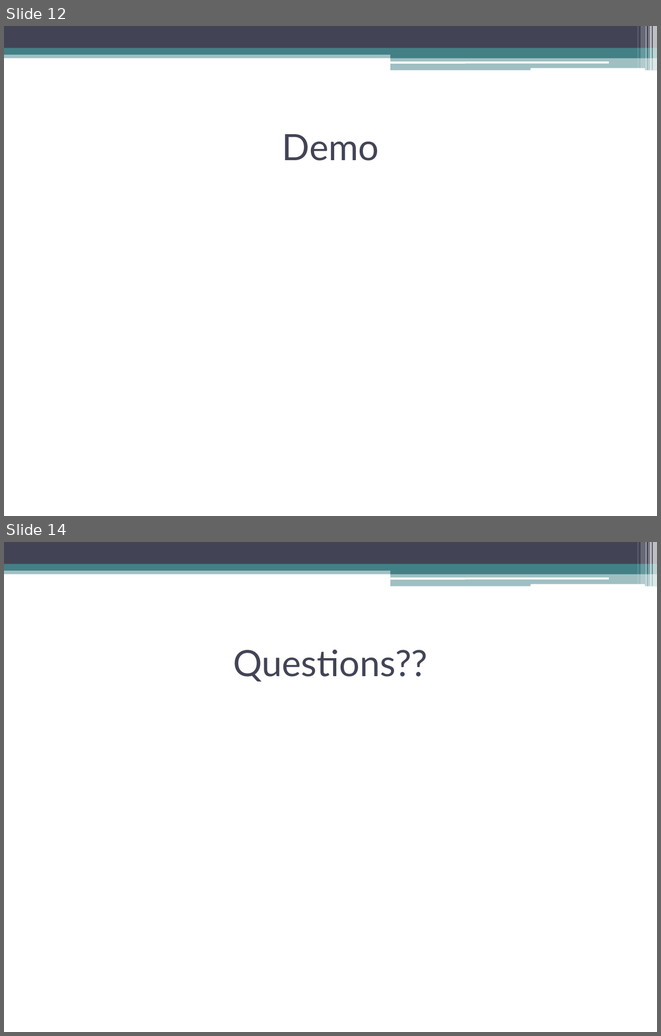
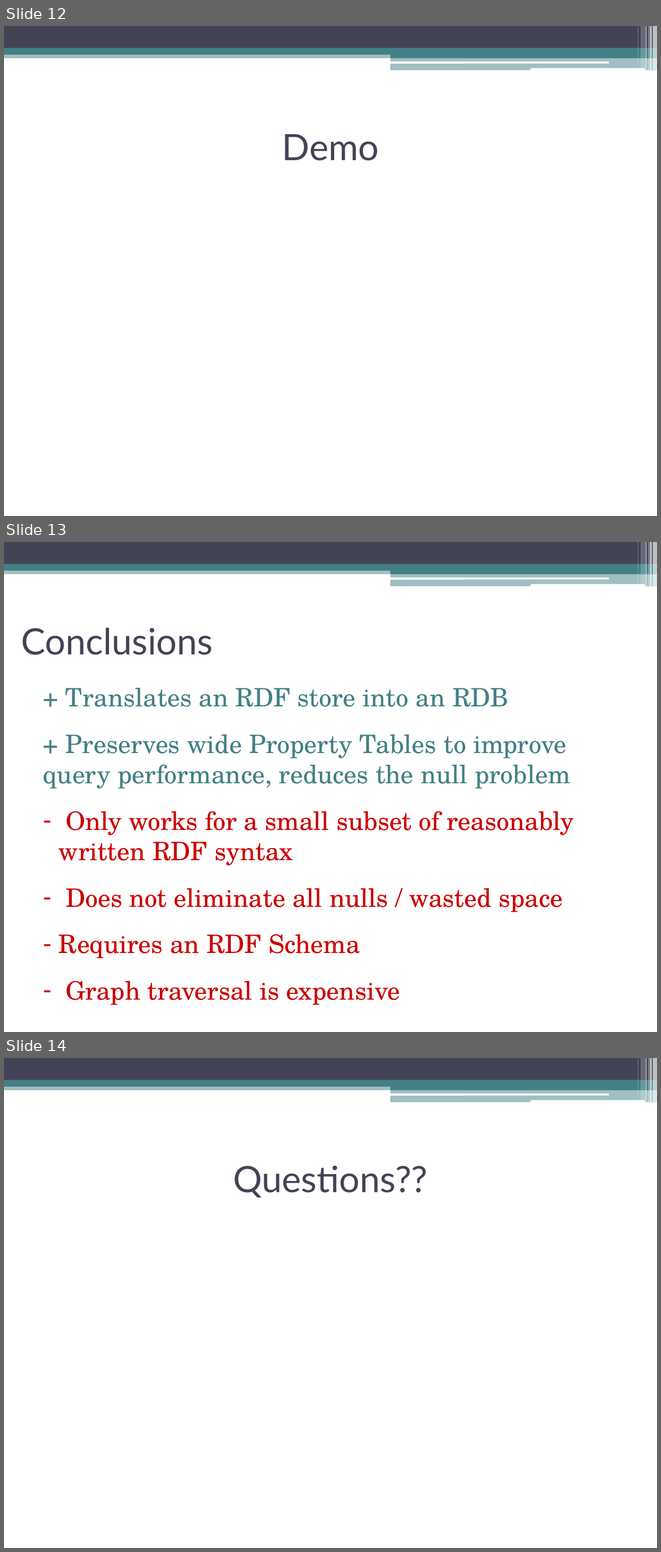
Before and after one commit to oshanis/r-store, a slide deck: docs/R_Store.ppt. Shown one above the other, each under a label of ours: slides 12 and 14 before the commit, slides 12, 13 and 14 after it; the slides between them are not shown. The pictures are 661x1036 and 661x1552 pixels, drawn with LibreOffice and Linux fonts; fonts in the diff are those of the drawing. Boxes give left, top, right and bottom in pixels: in the first picture for what was removed or moved away, otherwise in the second. Text is boxed around its words. In the diff, an @@ line names an element or a change of style, - is before the commit and + after.

```diff
--- a/docs/R_Store.ppt
+++ b/docs/R_Store.ppt
@@ slide 13 added at (x1=4, y1=542, x2=657, y2=1032), background #FFFFFF; not listed: 13 template elements that a slide beside it also shows @@
@@ title added at (x1=21, y1=627, x2=213, y2=655), 40 pt, text #424456 @@
+Conclusions
@@ text added at (x1=43, y1=687, x2=574, y2=1005), 28 pt, text #CC0000 @@
++ Translates an RDF store into an RDB
++ Preserves wide Property Tables to improve query performance, reduces the null problem
+– Only works for a small subset of reasonably written RDF syntax
+– Does not eliminate all nulls / wasted space
+– Requires an RDF Schema
+– Graph traversal is expensive
```
Also in this commit, not shown: 3 slides changed, 1 other slide added, 2 slides removed, 1 other file.
